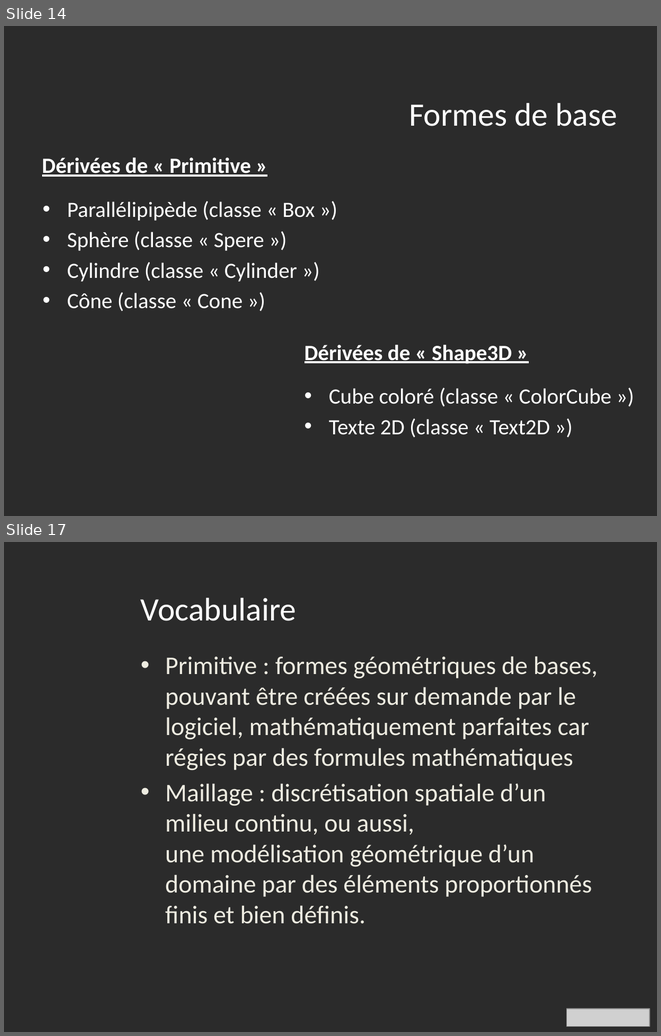
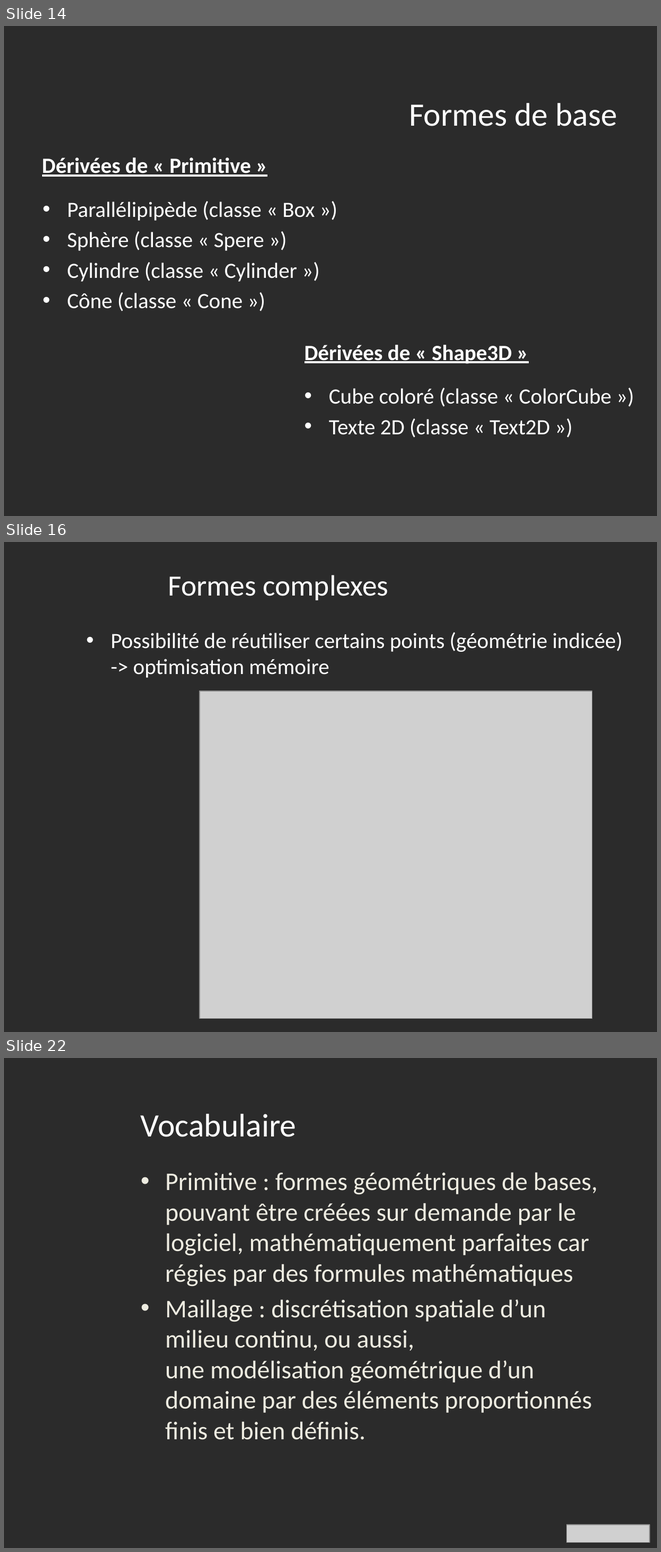
Before and after one commit to IlsanS/Math3D, a slide deck: powerpoint/Présentation1_Ben.pptx. Shown one above the other, each under a label of ours: slides 14 and 17 before the commit, slides 14, 16 and 22 after it; the slides between them are not shown. The pictures are 661x1036 and 661x1552 pixels, drawn with LibreOffice and Linux fonts; fonts in the diff are those of the drawing; grey boxes stand for pictures; background and template pictures are left out; a plain dark background stands for a picture behind light text. Boxes give left, top, right and bottom in pixels: in the first picture for what was removed or moved away, otherwise in the second. Text is boxed around its words. In the diff, an @@ line names an element or a change of style, - is before the commit and + after.

```diff
--- a/powerpoint/Présentation1_Ben.pptx
+++ b/powerpoint/Présentation1_Ben.pptx
@@ slide 16 added at box(4, 542, 657, 1032), background picture (left out) @@
@@ title added at box(168, 575, 389, 600), 32.4 pt, text #FFFFFF @@
+Formes complexes
@@ text added at box(111, 632, 623, 678), 24 pt, text #FFFFFF @@
+• Possibilité de réutiliser certains points (géométrie indicée) -> optimisation mémoire
@@ picture added at box(200, 691, 592, 1018) @@
@@ what was slide 17 is now slide 22 @@
```
Also in this commit, not shown: 1 slide changed, 4 other slides added, 2 other files.
